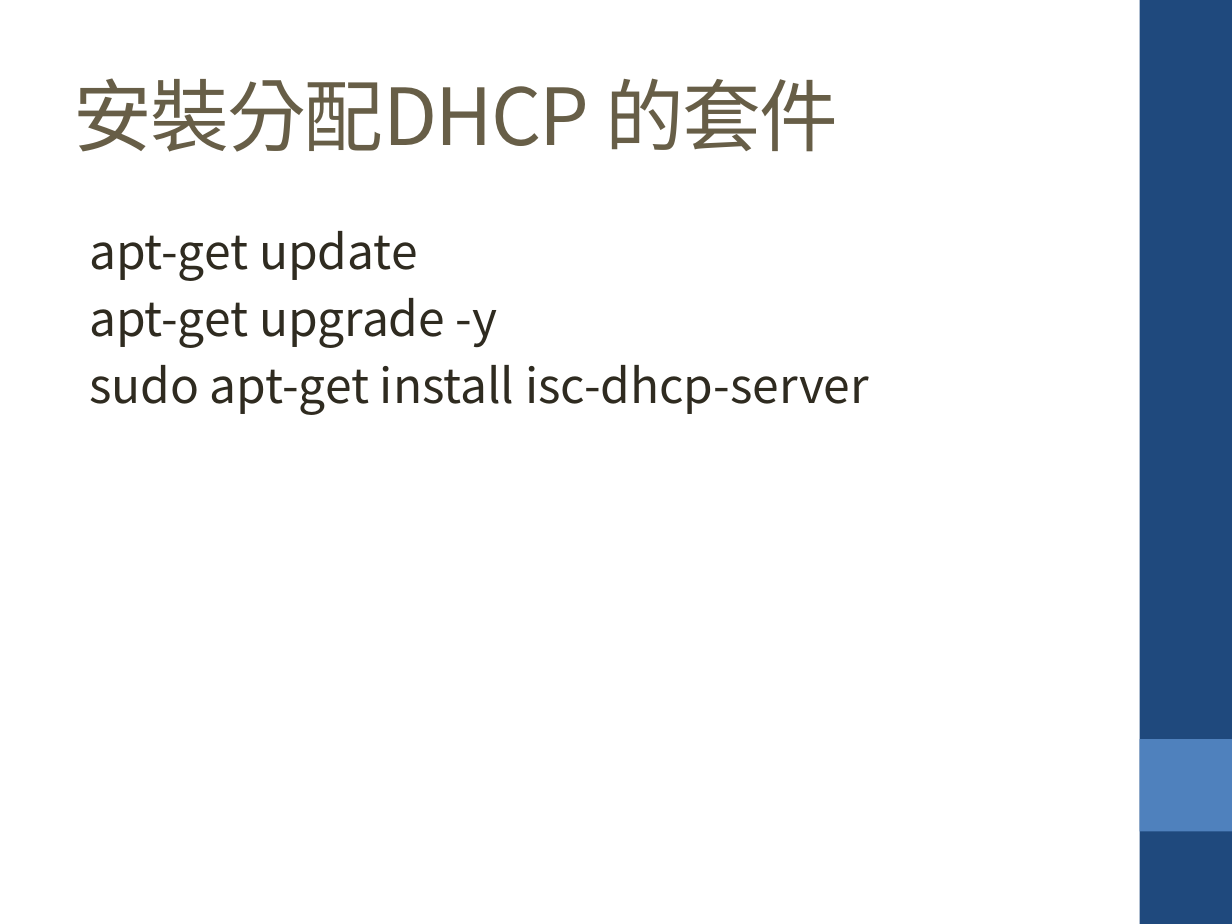
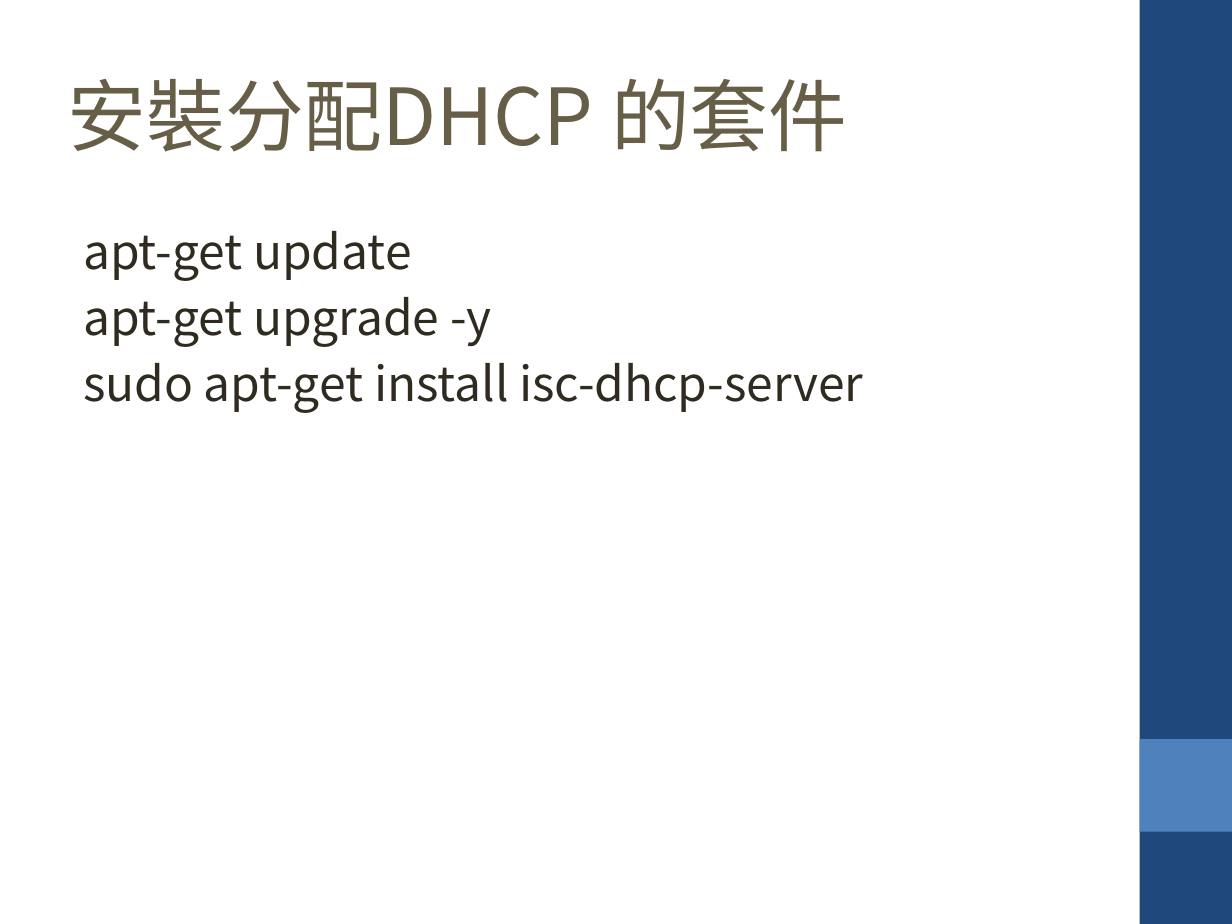
Before and after one commit to krnick/AP_MODE, a slide deck: slide 15 of 設定wifi ap_repeater.pptx (slide 14 before the commit). Drawn at 1232x924 pixels with LibreOffice and Linux fonts; fonts in the diff are those of the drawing. Boxes give left, top, right and bottom in pixels: in the first picture for what was removed or moved away, otherwise in the second. Text is boxed around its words. In the diff, an @@ line names an element or a change of style, - is before the commit and + after.

```diff
--- a/設定wifi ap_repeater.pptx
+++ b/設定wifi ap_repeater.pptx
@@ text "安裝分配DHCP 的套件" at [68, 78, 847, 152]: letter spacing -1 to 0 pt @@
@@ text "apt-get update" at [83, 231, 863, 413]: indent changed @@
```
Also in this commit, not shown: 17 other slides changed, 1 slide added, 1 other file.
